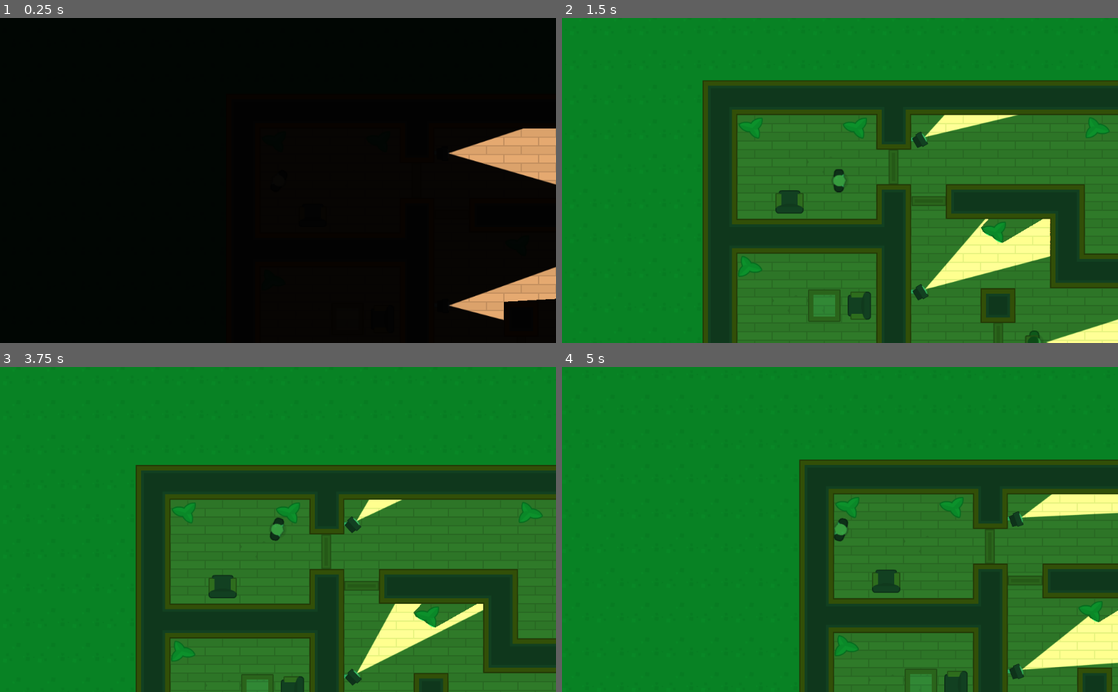
Above: before the commit, frames 1-4 (two rows, left to right).
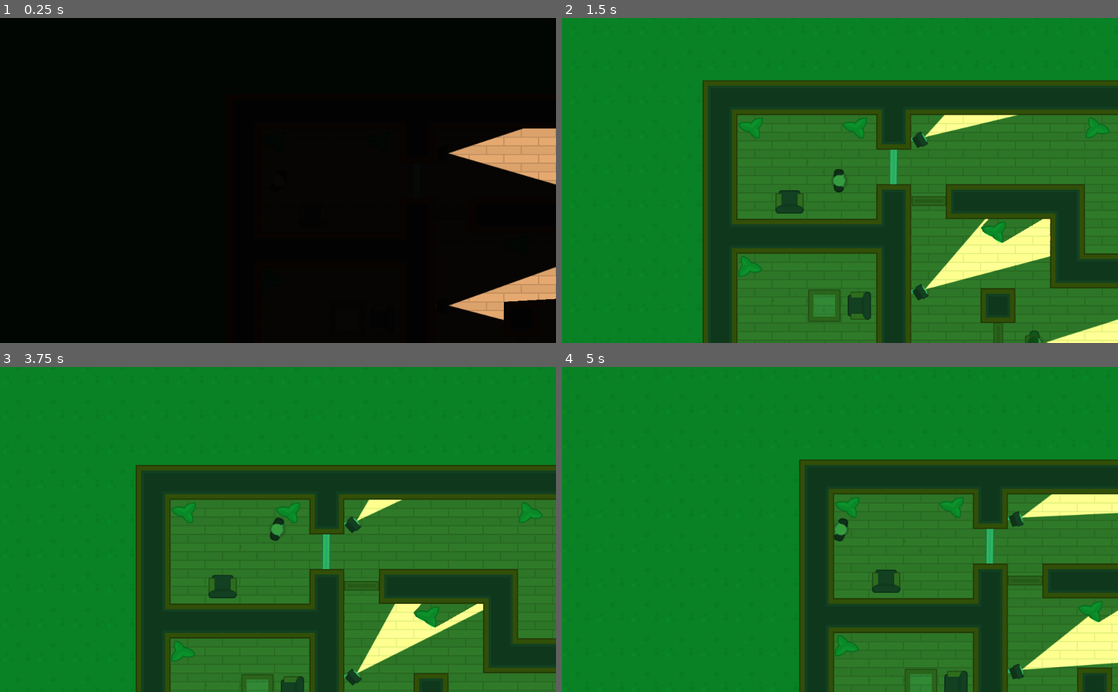
Above: after the commit, the same moments.

Repository: prodes13/curs_godot
Game: Godot game, scene res://Levels/Level1.tscn
Two runs of this game, one before a commit and one after it. Both use one fixed random seed, a clock stepped at 60 frames per second and the inputs below.
Inputs (mouse positions are in pixels of both pictures, inside the frame that each line leads up to):
- Up to frame 1 (0.25 s): no input
- Up to frame 2 (1.5 s): move the mouse to (1012, 216) at 0.52 s; hold D (move_right) 0.53-1.28 s; hold Space (toggle_vision_mode) 0.53-1.28 s; click (1012, 216) at 0.67 s; move the mouse to (906, 180) at 1.27 s; hold S (move_down) from 1.28 s (still down); tap Space (toggle_vision_mode) at 1.35 s; click (906, 180) at 1.42 s
- Up to frame 3 (3.75 s): move the mouse to (433, 662) at 2.02 s; release S (move_down) at 2.03 s; hold D (move_right) 2.03-2.78 s; hold Space (toggle_vision_mode) 2.03-2.78 s; click (433, 662) at 2.17 s; tap Enter at 2.75 s; move the mouse to (250, 594) at 2.77 s; hold W (move_up) 2.78-3.53 s; tap Space (toggle_vision_mode) at 2.85 s; click (250, 594) at 2.92 s; move the mouse to (444, 578) at 3.52 s; hold A (move_left) from 3.53 s (still down); hold Space (toggle_vision_mode) from 3.53 s (still down); click (444, 578) at 3.67 s
- Up to frame 4 (5 s): keep holding A (move_left); move the mouse to (673, 480) at 4.27 s; release Space (toggle_vision_mode) at 4.28 s; tap Space (toggle_vision_mode) at 4.35 s; click (673, 480) at 4.42 s

The runs differ from the first frame. In frame 2, 0.2% of the frame differs, in the area x 58-61%, y 40-52%; in frame 3, 0.2%; in frame 4, 0.2%.
Error in both runs: Invalid get index '0' (on base: 'PoolVector2Array'). (res://Characters/Guard.gd:23)

Commit message:
added locked doors

Diff:
--- /dev/null
+++ b/Heist_Meisters/Doors/LockedDoor.gd
@@ -0,0 +1,10 @@
+extends "res://Doors/Door.gd"
+
+func _on_Door_input_event(viewport, event, shape_idx):
+	if Input.is_mouse_button_pressed(BUTTON_LEFT) and can_click:
+		$CanvasLayer/NumPad.popup_centered()
+
+func _on_Door_body_exited(body):
+	if body.collision_layer == 1:
+		can_click = false
+		$CanvasLayer/NumPad.hide()
--- /dev/null
+++ b/Heist_Meisters/Doors/LockedDoor.tscn
@@ -0,0 +1,20 @@
+[gd_scene load_steps=5 format=2]
+
+[ext_resource path="res://Doors/Door.tscn" type="PackedScene" id=1]
+[ext_resource path="res://GFX/PNG/Tiles/tile_463.png" type="Texture" id=2]
+[ext_resource path="res://Interface/NumPad.tscn" type="PackedScene" id=3]
+[ext_resource path="res://Doors/LockedDoor.gd" type="Script" id=4]
+
+[node name="LockedDoor" instance=ExtResource( 1 )]
+script = ExtResource( 4 )
+
+[node name="DoorSprite" parent="." index="1"]
+texture = ExtResource( 2 )
+
+[node name="CanvasLayer" type="CanvasLayer" parent="." index="4"]
+
+[node name="NumPad" parent="CanvasLayer" index="0" instance=ExtResource( 3 )]
+anchor_left = 0.5
+anchor_right = 0.5
+margin_left = -20.0
+margin_right = 20.0
--- a/Heist_Meisters/Levels/Level1.tscn
+++ b/Heist_Meisters/Levels/Level1.tscn
@@ -1,10 +1,11 @@
-[gd_scene load_steps=14 format=2]
+[gd_scene load_steps=15 format=2]
 
 [ext_resource path="res://Levels/TemplateLevel.tscn" type="PackedScene" id=1]
 [ext_resource path="res://NPCs/Camera.tscn" type="PackedScene" id=2]
 [ext_resource path="res://Characters/Guard.tscn" type="PackedScene" id=3]
 [ext_resource path="res://GFX/Tilesheet/tilesheet_complete.png" type="Texture" id=4]
 [ext_resource path="res://Doors/Door.tscn" type="PackedScene" id=5]
+[ext_resource path="res://Doors/LockedDoor.tscn" type="PackedScene" id=6]
 
 [sub_resource type="NavigationPolygon" id=1]
 vertices = PoolVector2Array( 390.256, 192.628, 391.03, 57.9903, 500.01, -186.191, 509.661, 292.936, 449.896, 247.07, 33 …(773 unchanged characters)…
@@ -142,13 +143,16 @@
 position = Vector2( -31.9262, 223.394 )
 rotation = 1.56871
 
-[node name="Door4" parent="Doors" index="3" instance=ExtResource( 5 )]
-position = Vector2( -224.932, -96.0193 )
-rotation = 1.56871
-
-[node name="Door6" parent="Doors" index="4" instance=ExtResource( 5 )]
+[node name="Door6" parent="Doors" index="3" instance=ExtResource( 5 )]
 position = Vector2( 31.0677, 353.551 )
 rotation = 1.56871
 
-[node name="Door5" parent="Doors" index="5" instance=ExtResource( 5 )]
+[node name="Door5" parent="Doors" index="4" instance=ExtResource( 5 )]
 position = Vector2( 480.433, 288.98 )
+
+[node name="LockedDoor" parent="LockedDoors" index="0" instance=ExtResource( 6 )]
+position = Vector2( -287.545, 287.496 )
+
+[node name="LockedDoor2" parent="LockedDoors" index="1" instance=ExtResource( 6 )]
+position = Vector2( -224.871, -95.9487 )
+rotation = 1.58064
--- a/Heist_Meisters/Levels/TemplateLevel.tscn
+++ b/Heist_Meisters/Levels/TemplateLevel.tscn
@@ -30,3 +30,5 @@
 [node name="Guards" type="Node" parent="."]
 
 [node name="Doors" type="Node" parent="."]
+
+[node name="LockedDoors" type="Node" parent="."]
